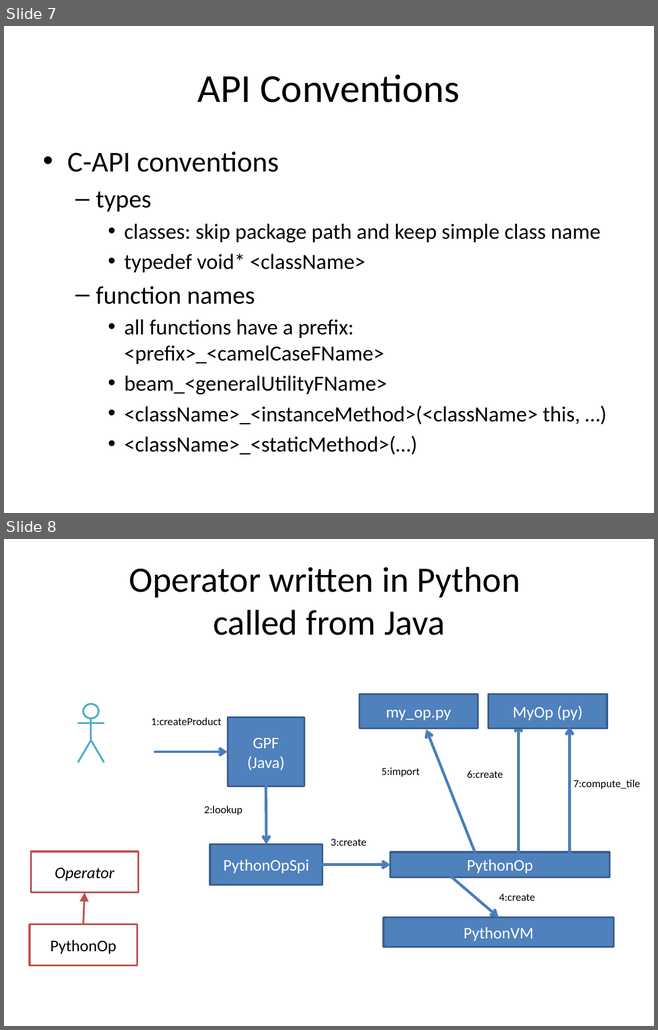
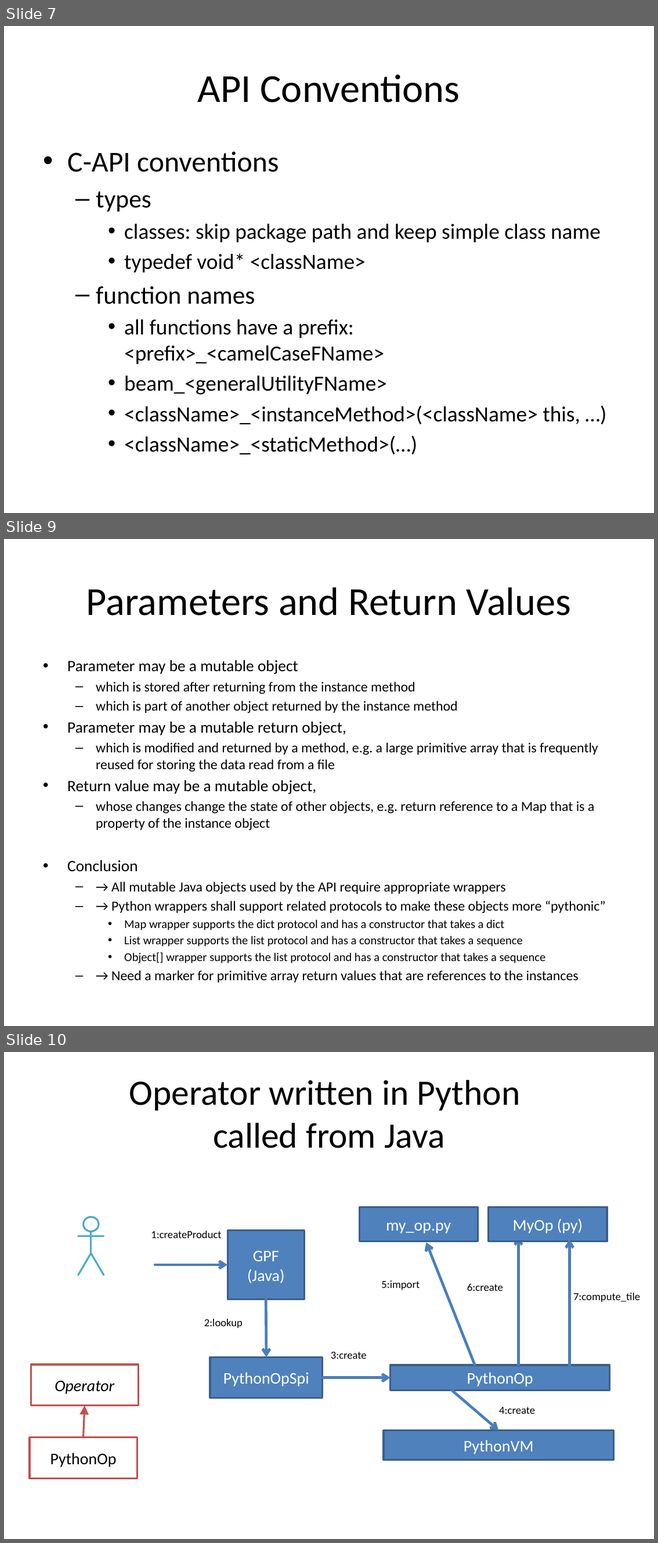
Before and after one commit to bcdev/beam-extapi, a slide deck: docs/beam-extapi.pptx. Shown one above the other, each under a label of ours: slides 7 and 8 before the commit, slides 7, 9 and 10 after it; the slides between them are not shown. The pictures are 658x1030 and 658x1543 pixels, drawn with LibreOffice and Linux fonts; fonts in the diff are those of the drawing. Boxes give left, top, right and bottom in pixels: in the first picture for what was removed or moved away, otherwise in the second. Text is boxed around its words. In the diff, an @@ line names an element or a change of style, - is before the commit and + after.

```diff
--- a/docs/beam-extapi.pptx
+++ b/docs/beam-extapi.pptx
@@ slide 9 added at [4,539,654,1026], background #FFFFFF @@
@@ title added at [86,587,571,616], 44 pt, text #000000 @@
+Parameters and Return Values
@@ text added at [67,660,605,983], 15.4 pt, text #000000 @@
+• Parameter may be a mutable object
+  – which is stored after returning from the instance method
+  – which is part of another object returned by the instance method
+• Parameter may be a mutable return object,
+  – which is modified and returned by a method, e.g. a large primitive array that is frequently reused for storing the data read from a file
+• Return value may be a mutable object,
+  – whose changes change the state of other objects, e.g. return reference to a Map that is a property of the instance object
+• Conclusion
+  – → All mutable Java objects used by the API require appropriate wrappers
+  – → Python wrappers shall support related protocols to make these objects more “pythonic”
+    • Map wrapper supports the dict protocol and has a constructor that takes a dict
+    • List wrapper supports the list protocol and has a constructor that takes a sequence
+    • Object[] wrapper supports the list protocol and has a constructor that takes a sequence
+  – → Need a marker for primitive array return values that are references to the instances
@@ what was slide 8 is now slide 10 @@
```
Also in this commit, not shown: 1 other slide added.
